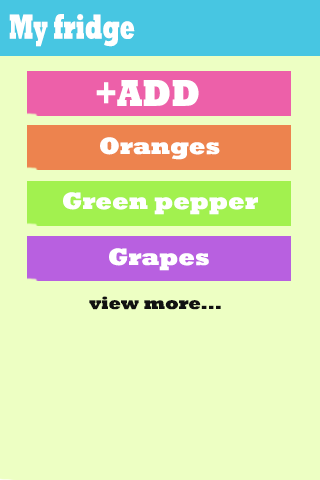
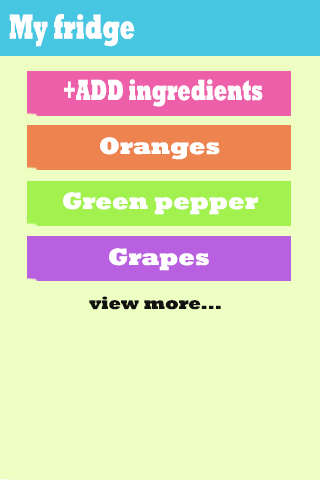
The second 320px x 480px image is a revision of the first. Changes to its layers:
renamed "+ADD" to "+ADD ingredients", painted on it over [64,79,263,107]
